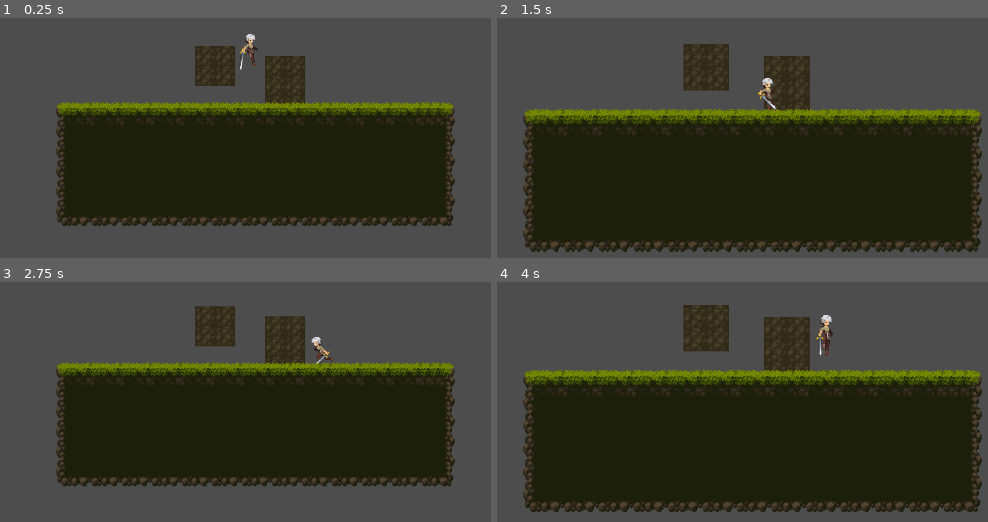
Above: before the commit, frames 1-4 (two rows, left to right).
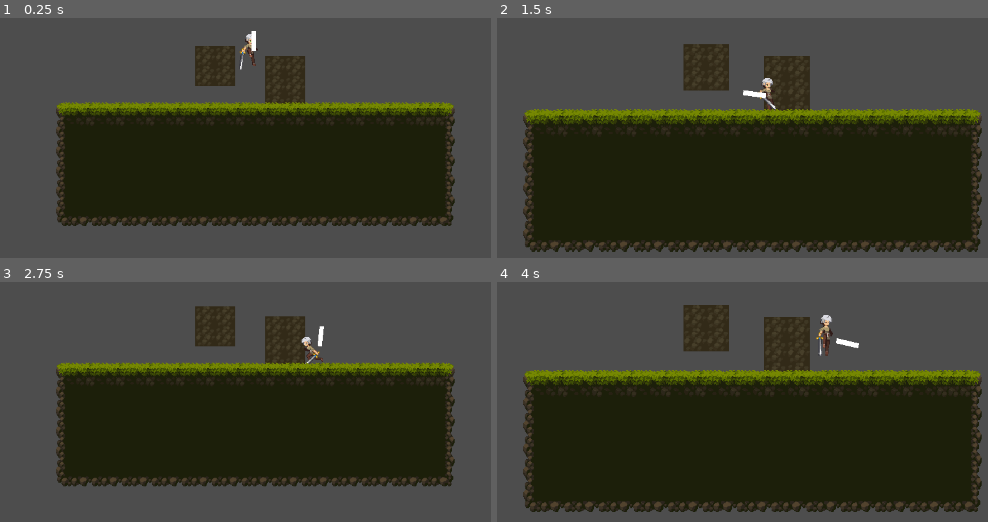
Above: after the commit, the same moments.

Repository: etscheelk/GameTests
Game: Godot game, scene res://Levels/test_level.tscn
The game is run twice, just before and just after one commit, with the same random seed, the same clock (stepped at 60 frames per second) and the same inputs.
Inputs (mouse positions are in pixels of both pictures, inside the frame that each line leads up to):
- Up to frame 1 (0.25 s): no input
- Up to frame 2 (1.5 s): move the mouse to (929, 25) at 0.52 s; hold D (right) from 0.53 s (still down); tap Space (jump) at 0.6, 0.77, 1.07 s; move the mouse to (590, 70) at 1.27 s; tap Mouse wheel up (zoomin) at 1.35 s
- Up to frame 3 (2.75 s): tap Space (jump) at 1.52, 1.55, 1.82, 2.3 s; move the mouse to (outside the picture) at 2.02 s; release D (right) at 2.03 s; hold A (left) from 2.03 s (still down); tap Mouse wheel down (zoomout) at 2.1 s
- Up to frame 4 (4 s): move the mouse to (713, 402) at 2.77 s; release A (left) at 2.78 s; hold D (right) from 2.78 s (still down); tap Space (jump) at 2.85, 3.02, 3.32, 3.77, 3.8 s; move the mouse to (outside the picture) at 3.52 s; tap Mouse wheel up (zoomin) at 3.6 s

The runs differ from the first frame. In frame 1, less than 0.1% of the frame differs, in the area x 51-53%, y 5-14%; in frame 2, 0.1%; in frame 3, 0.4%, in the area x 61-68%, y 18-35%; in frame 4, 0.1%.

Commit message:
Added weapon aiming

Diff:
--- /dev/null
+++ b/Characters/Knife.gd
@@ -0,0 +1,15 @@
+extends Node2D
+
+@onready var collider = $Area2D/CollisionShape2D
+
+func attack():
+	pass
+
+# Called when the node enters the scene tree for the first time.
+func _ready():
+	pass # Replace with function body.
+
+
+# Called every frame. 'delta' is the elapsed time since the previous frame.
+func _process(delta):
+	pass
--- a/Characters/player.gd
+++ b/Characters/player.gd
@@ -22,6 +22,12 @@
 
 @onready var animated_sprite : AnimatedSprite2D = $AnimatedSprite2D
 @onready var collider : CollisionShape2D = $CollisionShape2D
+
+@onready var weapon : Node2D = $Weapon
+var mousePos : Vector2
+@onready var weaponRadius = weapon.position.length()
+
+var facingRight : bool = true
 
 @onready var feetMarker : Vector2 = $"HandsMarker2D".position
 
@@ -66,6 +72,8 @@
 	desiredVelocity.x = sign(inputDirection.x) * 100
 	if sprinting:
 		desiredVelocity.x *= 2
+
+	mousePos = get_local_mouse_position()
 
 
 func _physics_process(delta):
@@ -104,7 +112,7 @@
 	var tile : TileData = groundTileMap.get_cell_tile_data(1, tileMapCoord)
 
 	canClimb = tile != null
-	print(canClimb)
+#	print(canClimb)
 
 
 	# Get the input inputDirection and handle the movement/deceleration.
@@ -124,6 +132,23 @@
 	move_and_slide()
 	update_animation()
 	update_facing_inputDirection()
+	aimWeapon()
+
+
+# Called once per physics frame, angle the weapon based on mouse look location
+func aimWeapon() -> void:
+	if (weapon == null):
+		return
+
+	var pos : Vector2 = mousePos.normalized() * weaponRadius
+	var angle = pos.angle()
+
+#	print(angle)
+#	weapon.position.x = move_toward(weapon.position.x, pos.x, 1.5)
+#	weapon.position.y = move_toward(weapon.position.y, pos.y, 1.5)
+	weapon.position = pos
+#	weapon.rotation = move_toward(weapon.rotation, angle, 0.5)
+	weapon.rotation = lerp_angle(weapon.rotation, angle, 0.5)
 
 
 func move() -> void:
@@ -178,10 +203,22 @@
 
 
 func update_facing_inputDirection() -> void:
-	if inputDirection.x > 0:
-		animated_sprite.flip_h = false
-	elif inputDirection.x < 0:
-		animated_sprite.flip_h = true
+	if facingRight and inputDirection.x < 0:
+		facingRight = false
+		scale.x *= -1
+	elif not facingRight and inputDirection.x > 0:
+		facingRight = true
+		scale.x *= -1
+
+#	print(scale)
+#	if inputDirection.x > 0:
+##		animated_sprite.flip_h = false
+#		scale.x = 1
+#	elif inputDirection.x < 0:
+#		if (scale.x == 1):
+#			scale.x = -1
+##		animated_sprite.flip_h = true
+##		scale.x = -1
 
 
 func jump() -> void:
--- a/Characters/player.tscn
+++ b/Characters/player.tscn
@@ -6,6 +6,7 @@
 [ext_resource type="Texture2D" uid="uid://g2mdrvgpr71q" path="res://art/Legacy-Fantasy - High Forest 2.3/Character/Jump-Start/Jump-Start-Sheet.png" id="4_stcce"]
 [ext_resource type="Texture2D" uid="uid://o8hfxmbb41b2" path="res://art/Legacy-Fantasy - High Forest 2.3/Character/Jumlp-All/Jump-All-Sheet.png" id="5_7qxb5"]
 [ext_resource type="Texture2D" uid="uid://bkrek5lmetpv2" path="res://art/Legacy-Fantasy - High Forest 2.3/Character/Run/Run-Sheet.png" id="6_itw0w"]
+[ext_resource type="Script" path="res://Characters/Knife.gd" id="7_53tw5"]
 
 [sub_resource type="AtlasTexture" id="AtlasTexture_3ktcx"]
 atlas = ExtResource("1_s1uj8")
@@ -297,6 +298,9 @@
 height = 44.0
 
 [sub_resource type="AnimationRootNode" id="AnimationRootNode_q3ubg"]
+
+[sub_resource type="RectangleShape2D" id="RectangleShape2D_22wyu"]
+size = Vector2(47, 13)
 
 [node name="Player" type="CharacterBody2D"]
 collision_mask = 2
@@ -332,4 +336,27 @@
 [node name="HandsMarker2D" type="Marker2D" parent="."]
 position = Vector2(8, 3)
 
+[node name="Weapon" type="Node2D" parent="."]
+position = Vector2(8, 0)
+
+[node name="Knife" type="Node2D" parent="Weapon"]
+script = ExtResource("7_53tw5")
+
+[node name="ColorRect" type="ColorRect" parent="Weapon/Knife"]
+offset_top = -4.0
+offset_right = 32.0
+offset_bottom = 3.0
+size_flags_horizontal = 4
+size_flags_vertical = 4
+
+[node name="Area2D" type="Area2D" parent="Weapon/Knife"]
+collision_layer = 32
+collision_mask = 0
+
+[node name="CollisionShape2D" type="CollisionShape2D" parent="Weapon/Knife/Area2D"]
+position = Vector2(8.5, -0.5)
+shape = SubResource("RectangleShape2D_22wyu")
+disabled = true
+debug_color = Color(0, 0.6, 0.701961, 0.419608)
+
 [connection signal="animation_finished" from="AnimatedSprite2D" to="." method="_on_animated_sprite_2d_animation_finished"]
--- a/project.godot
+++ b/project.godot
@@ -64,6 +64,10 @@
 ]
 }
 
+[layer_names]
+
+2d_physics/layer_6="weapon"
+
 [physics]
 
 2d/default_gravity=390.0
Not shown: 1 places in Characters/player.tscn that only renumber resources
